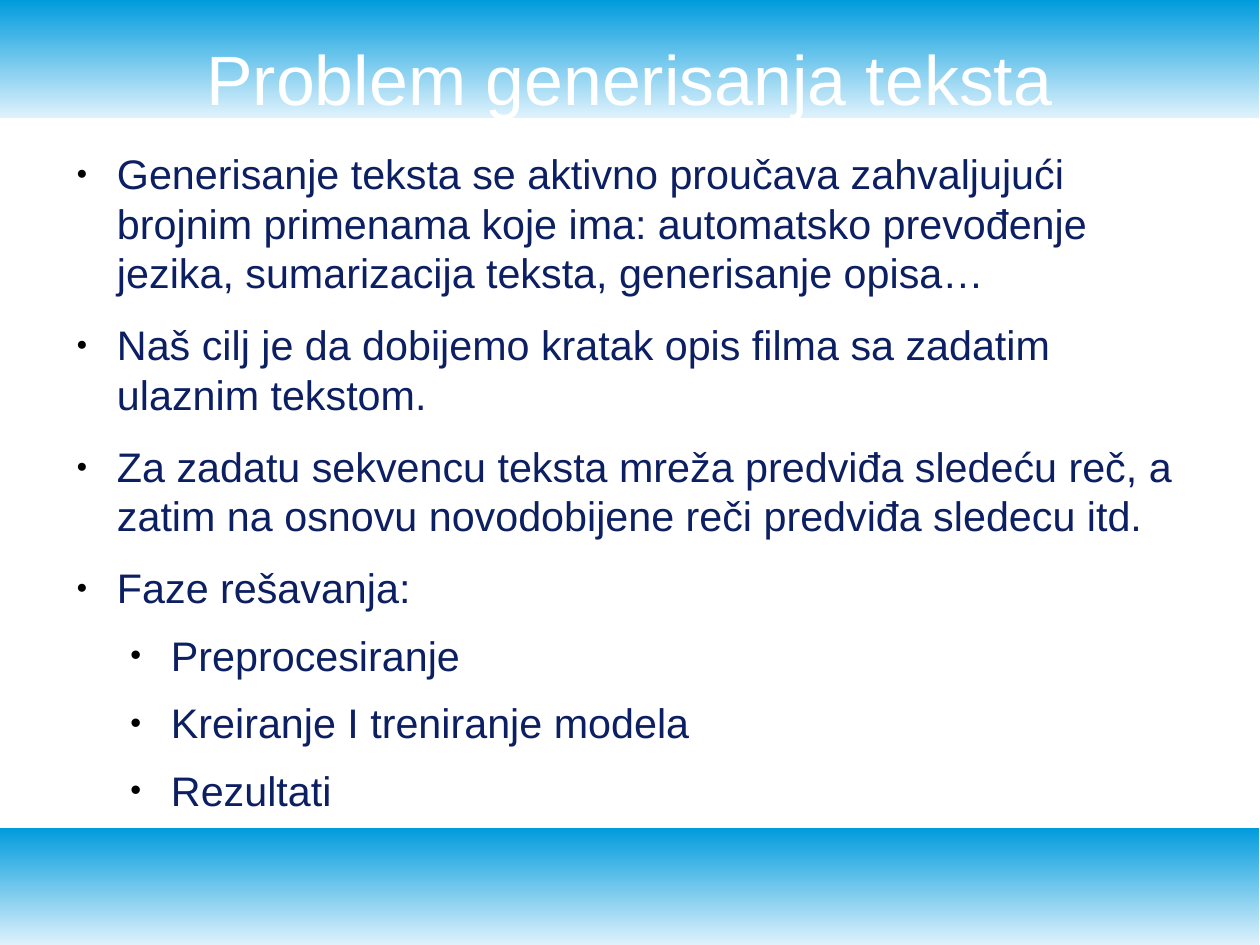
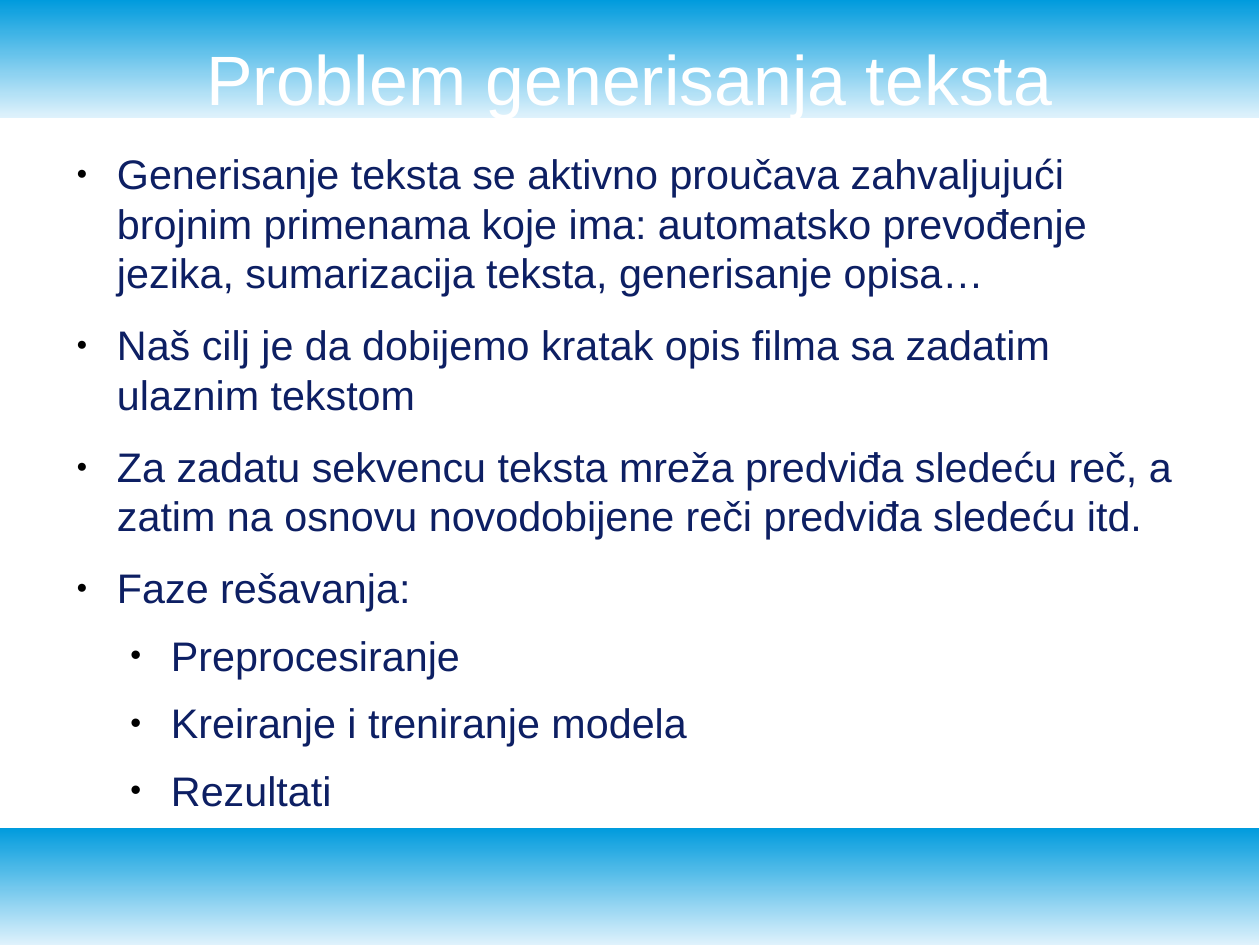
Before and after one commit to NevenaSoldat/text_generation, a slide deck: slide 13 of presentation.odp. Drawn at 1260x945 pixels with LibreOffice and Linux fonts; fonts in the diff are those of the drawing. Boxes give left, top, right and bottom in pixels: in the first picture for what was removed or moved away, otherwise in the second. Text is boxed around its words. In the diff, an @@ line names an element or a change of style, - is before the commit and + after.

```diff
--- a/presentation.odp
+++ b/presentation.odp
@@ text at (117, 330, 1172, 540): text changed @@
-● Naš cilj je da dobijemo kratak opis filma sa zadatim ulaznim tekstom.
-● Za zadatu sekvencu teksta mreža predviđa sledeću reč, a zatim na osnovu novodobijene reči predviđa sledecu itd.
+● Naš cilj je da dobijemo kratak opis filma sa zadatim ulaznim tekstom
+● Za zadatu sekvencu teksta mreža predviđa sledeću reč, a zatim na osnovu novodobijene reči predviđa sledeću itd.
@@ text at (171, 708, 686, 747): text changed @@
-  • Kreiranje I treniranje modela
+  • Kreiranje i treniranje modela
```
Also in this commit, not shown: 14 other slides changed, 6 other files.
